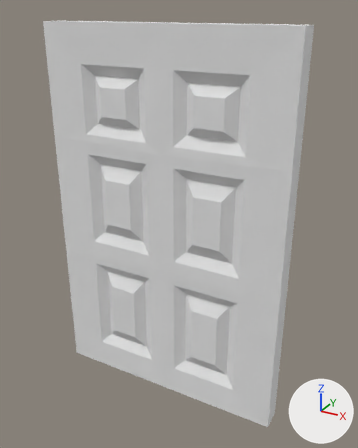
One commit to the glTF model models/door.glb: the scene before it, then after it.
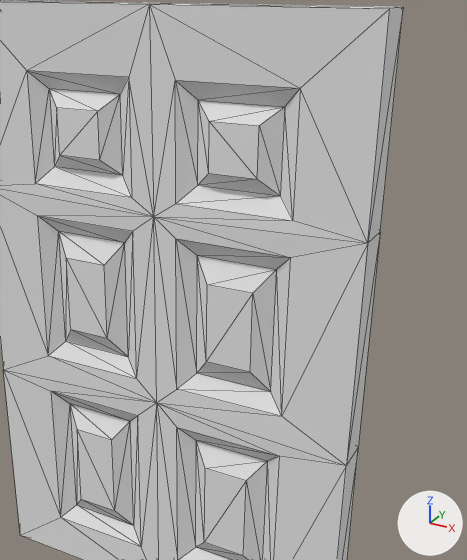
The first picture shows the older version from a 50 mm camera at (2.06, -3.51, 3.97) aimed at (0.12, 0.01, 2.21). The close-ups show both versions on the part from 18% to 99% of the width and 5% to 82% of the height of that picture; other places that the commit changed are outside them. Lighting does not change. The marker at lower right points along +X, +Y and +Z. The close-ups show mesh edges as thin lines. Objects named as collision shapes, trigger or cutter boxes, shadow casters or lower levels of detail are left out. Where no turn or scale is listed for an object, it has been applied to the vertices. Vertices at the same position are counted once.

Objects in the first close-up: 'door'.
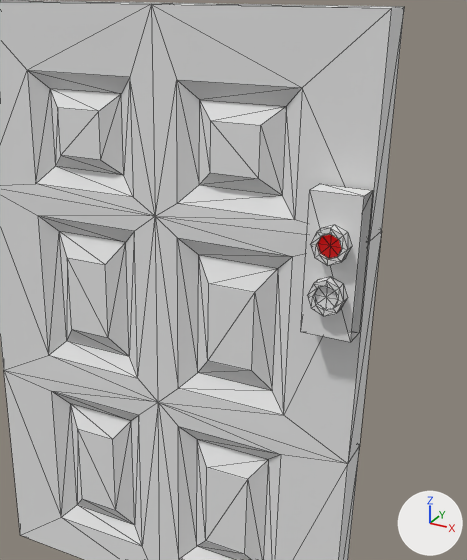
Diff of the bpy script that builds the scene:
```diff
--- a/models/door.glb.py
+++ b/models/door.glb.py
@@ mat_redglow_mtl @@
+mat_redglow_mtl = principled_material('redGlow_MTL')
+mat_redglow_mtl.base_color = (0.0, 0.0, 0.0)  # black #000000
+mat_redglow_mtl.roughness = 0.9
+mat_redglow_mtl.emission_color = (0.4, 0.0, 0.0)  # red #aa0000
+mat_redglow_mtl.emission_strength = 1.0
@@ me_door @@
 me_door.from_pydata(...)  # 168 vertices, 332 faces; spans x -1.12..1.12, y -0.12..0.08, z 0.39..3.82
 # used by ob_door; location = (0.0, 0.0, 0.039)
+# me_door part 1: the whole mesh is moved by (1.12, -0.08, -2.84)
 me_door.materials.append(mat_genesis_mtl)
@@ me_lock @@
+me_lock.from_pydata(...)  # 90 vertices, 122 faces; spans x -0.122..0.122, y -0.091..0.091, z -0.339..0.339
+me_lock.materials.append(mat_genesis_mtl)  # its picture is missing
@@ me_redglow @@
+me_redglow.from_pydata([(1.0393, -0.2758, 2.9372), (0.9983, -0.2758, 2.9542), (0.9983, -0.2758, 2.8962), (0.9572, -0.2758, 2.9372), (0.9402, -0.2758, 2.8962), (0.9572, -0.2758, 2.8551), (0.9983, -0.2758, 2.8382), (1.0393, -0.2758, 2.8551), (1.0563, -0.2758, 2.8962)], [], [(0, 1, 2), (1, 3, 2), (3, 4, 2), (4, 5, 2), (5, 6, 2), (6, 7, 2), (7, 8, 2), (8, 0, 2)])
+me_redglow.materials.append(mat_redglow_mtl)  # black #000000
@@ ob_door @@
 ob_door = bpy.data.objects.new('door', me_door)
-ob_door.location = (0.0, 0.0, 0.039)
+ob_door.location = (-1.116, 0.083, 2.882)
+ob_door.rotation_euler = (0.0, 0.0, 0.00945)  # degrees (0, 0, 0.5)
@@ ob_lock @@
+ob_lock = bpy.data.objects.new('lock', me_lock)
+ob_lock.location = (0.995, -0.204, 2.782)
@@ ob_redglow @@
+ob_redglow = bpy.data.objects.new('redGlow', me_redglow)
+ob_redglow.location = (0.0, -0.003, 0.0)
```

Boxes (x1, y1, x2, y2) around the edits, measured in the close-ups (467 x 560 px):
'door', moved, turned: before (0, 0, 403, 560); after (0, 0, 404, 560)
'lock', added: after (301, 184, 373, 342)
'redGlow', added: after (318, 234, 342, 259)
